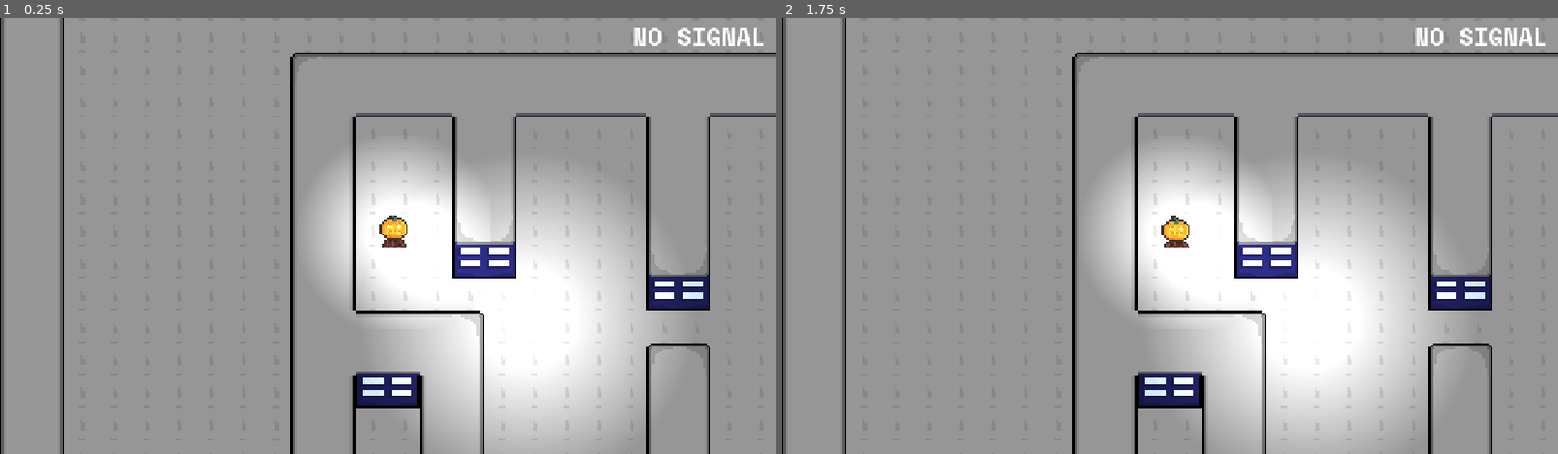
Above: before the commit, frames 1-2 (left to right).
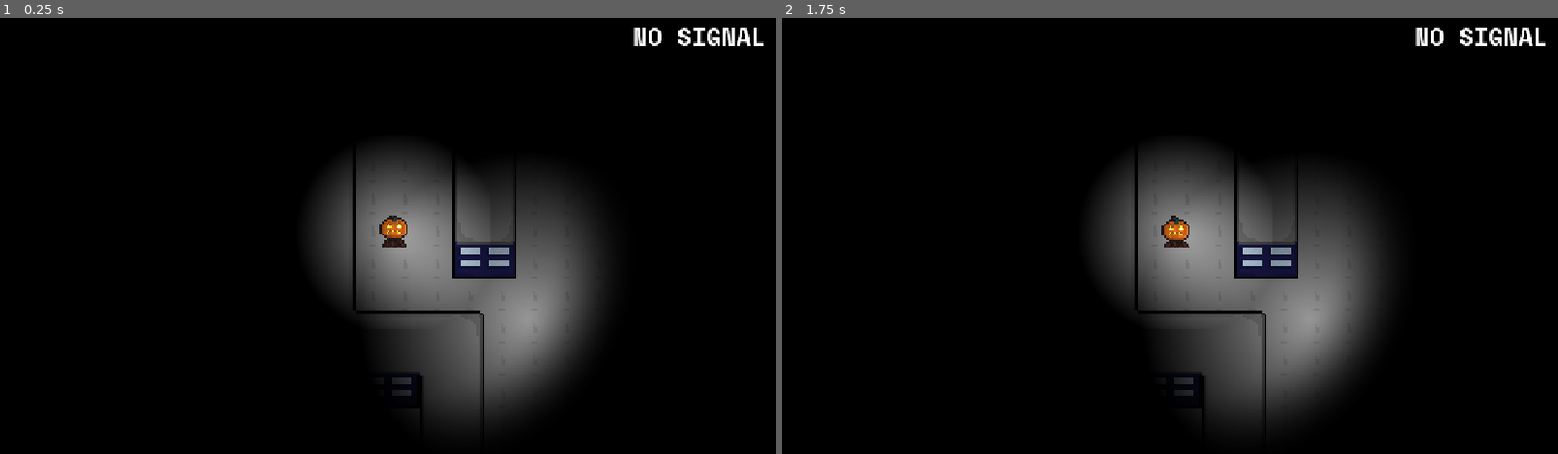
Above: after the commit, the same moments.

Repository: TurbogamesDev/godot-wild-jam-98
Game: Godot game, scene res://assets/scenes/levels/test_level2.tscn
The game is run twice, just before and just after one commit, with the same random seed, the same clock (stepped at 60 frames per second) and the same inputs. This scene is started directly instead of the project's main scene. The engine's default icon, where the game draws it, is replaced by a stand-in: a white triangle on a blue panel in a dark square.
Inputs (mouse positions are in pixels of both pictures, inside the frame that each line leads up to):
- Up to frame 1 (0.25 s): no input
- Up to frame 2 (1.75 s): tap Enter (ui_accept) at 0.5, 0.6, 0.77, 1.07, 1.25, 1.35, 1.52 s; move the mouse to (1340, 214) at 0.52 s; hold Right (ui_right) from 0.53 s (still down); click (1340, 214) at 0.67 s; move the mouse to (1014, 257) at 1.27 s

The runs differ from the first frame. In frame 1, 98% of the frame differs, in the area x 0-100%, y 0-100%; in frame 2, 98%.

Commit message:
Change "movement" and "signal-related" folders into "gameplay".

Diff:
--- a/assets/scenes/characters/enemy.tscn
+++ b/assets/scenes/characters/enemy.tscn
@@ -1,11 +1,13 @@
 [gd_scene format=3 uid="uid://d1bdhu0st2orp"]
 
+[ext_resource type="Script" uid="uid://q5o32xtvomvf" path="res://assets/scripts/gameplay/enemy.gd" id="1_gx0oh"]
 [ext_resource type="Texture2D" uid="uid://bur07uhwih60y" path="res://assets/sprites/Placeholders/cop wolf.png" id="1_pr8u0"]
 
 [sub_resource type="CapsuleShape2D" id="CapsuleShape2D_3hfh6"]
 height = 36.0
 
 [node name="Enemy" type="CharacterBody2D" unique_id=1954471988]
+script = ExtResource("1_gx0oh")
 
 [node name="Sprite2D" type="Sprite2D" parent="." unique_id=1114232854]
 texture = ExtResource("1_pr8u0")
@@ -14,3 +16,5 @@
 shape = SubResource("CapsuleShape2D_3hfh6")
 
 [node name="NavigationAgent2D" type="NavigationAgent2D" parent="." unique_id=271923362]
+path_desired_distance = 8.0
+target_desired_distance = 8.0
--- a/assets/scenes/characters/player.tscn
+++ b/assets/scenes/characters/player.tscn
@@ -1,7 +1,7 @@
 [gd_scene format=3 uid="uid://cehg85aas53yo"]
 
 [ext_resource type="Texture2D" uid="uid://b355xd4xjsm4o" path="res://assets/sprites/Placeholders/MCv2.png" id="1_rwm0n"]
-[ext_resource type="Script" uid="uid://bnftnjhrtgwps" path="res://assets/scripts/movement/player.gd" id="1_s027a"]
+[ext_resource type="Script" uid="uid://bnftnjhrtgwps" path="res://assets/scripts/gameplay/player.gd" id="1_s027a"]
 
 [sub_resource type="CircleShape2D" id="CircleShape2D_0qui0"]
 radius = 7.0
--- a/assets/scenes/characters/signal_tower.tscn
+++ b/assets/scenes/characters/signal_tower.tscn
@@ -1,6 +1,6 @@
 [gd_scene format=3 uid="uid://c5e5bd2onbxr8"]
 
-[ext_resource type="Script" uid="uid://bivxeoc8fvifl" path="res://assets/scripts/signal-related/signal_tower.gd" id="1_tnm16"]
+[ext_resource type="Script" uid="uid://bivxeoc8fvifl" path="res://assets/scripts/gameplay/signal_tower.gd" id="1_tnm16"]
 [ext_resource type="Texture2D" uid="uid://bd5fvyt2e4jc" path="res://assets/sprites/Placeholders/friis-radar-333574.png" id="2_bpkwn"]
 [ext_resource type="Texture2D" uid="uid://c51gnve6da77d" path="res://assets/sprites/Placeholders/tower-placeholder.png" id="2_tnm16"]
 
--- a/assets/scenes/levels/test_level.tscn
+++ b/assets/scenes/levels/test_level.tscn
@@ -4,7 +4,7 @@
 [ext_resource type="PackedScene" uid="uid://cehg85aas53yo" path="res://assets/scenes/characters/player.tscn" id="1_cxbqx"]
 [ext_resource type="Texture2D" uid="uid://dci1dk4bxeppm" path="res://assets/sprites/Tilemaps/building_1png.png" id="2_lutq8"]
 [ext_resource type="PackedScene" uid="uid://c5e5bd2onbxr8" path="res://assets/scenes/characters/signal_tower.tscn" id="3_nd8wk"]
-[ext_resource type="Script" uid="uid://b8u3mp238ubgc" path="res://assets/scripts/signal-related/map_ui.gd" id="4_nll7m"]
+[ext_resource type="Script" uid="uid://b8u3mp238ubgc" path="res://assets/scripts/gameplay/map_ui.gd" id="4_nll7m"]
 [ext_resource type="Texture2D" uid="uid://c51gnve6da77d" path="res://assets/sprites/Placeholders/tower-placeholder.png" id="5_00oio"]
 [ext_resource type="Texture2D" uid="uid://cnhfeponimi72" path="res://assets/sprites/Placeholders/map_guipdn.png" id="5_lutq8"]
 [ext_resource type="PackedScene" uid="uid://djtxrgbi6w7cw" path="res://assets/scenes/ui/level_hud.tscn" id="7_lutq8"]
--- a/assets/scenes/levels/test_level2.tscn
+++ b/assets/scenes/levels/test_level2.tscn
@@ -3,7 +3,7 @@
 [ext_resource type="PackedScene" uid="uid://cehg85aas53yo" path="res://assets/scenes/characters/player.tscn" id="1_yt64p"]
 [ext_resource type="Texture2D" uid="uid://dci1dk4bxeppm" path="res://assets/sprites/Tilemaps/building_1png.png" id="2_aruyh"]
 [ext_resource type="PackedScene" uid="uid://c5e5bd2onbxr8" path="res://assets/scenes/characters/signal_tower.tscn" id="3_n0d4k"]
-[ext_resource type="Script" uid="uid://b8u3mp238ubgc" path="res://assets/scripts/signal-related/map_ui.gd" id="4_04ggp"]
+[ext_resource type="Script" uid="uid://b8u3mp238ubgc" path="res://assets/scripts/gameplay/map_ui.gd" id="4_04ggp"]
 [ext_resource type="Texture2D" uid="uid://cnhfeponimi72" path="res://assets/sprites/Placeholders/map_guipdn.png" id="5_fxlw6"]
 [ext_resource type="Texture2D" uid="uid://c51gnve6da77d" path="res://assets/sprites/Placeholders/tower-placeholder.png" id="6_y7eue"]
 [ext_resource type="PackedScene" uid="uid://djtxrgbi6w7cw" path="res://assets/scenes/ui/level_hud.tscn" id="7_linip"]
@@ -120,8 +120,8 @@
 
 [sub_resource type="GradientTexture2D" id="GradientTexture2D_0ijch"]
 gradient = SubResource("Gradient_n0d4k")
-width = 192
-height = 192
+width = 256
+height = 256
 fill = 1
 fill_from = Vector2(0.5121528, 0.5190972)
 fill_to = Vector2(0.8732639, 0.09548611)
@@ -462,11 +462,9 @@
 player = NodePath("../../player")
 
 [node name="CanvasModulate" type="CanvasModulate" parent="." unique_id=1213525282]
-visible = false
 color = Color(0, 0, 0, 1)
 
 [node name="Fog of war" type="Sprite2D" parent="." unique_id=1268816554]
-visible = false
 light_mask = 2
 z_index = 10
 material = SubResource("ShaderMaterial_n0d4k")
--- /dev/null
+++ b/assets/scripts/gameplay/enemy.gd
@@ -0,0 +1,25 @@
+extends CharacterBody2D
+
+
+const SPEED = 300.0
+const JUMP_VELOCITY = -400.0
+
+
+func _physics_process(delta: float) -> void:
+	# Add the gravity.
+	if not is_on_floor():
+		velocity += get_gravity() * delta
+
+	# Handle jump.
+	if Input.is_action_just_pressed("ui_accept") and is_on_floor():
+		velocity.y = JUMP_VELOCITY
+
+	# Get the input direction and handle the movement/deceleration.
+	# As good practice, you should replace UI actions with custom gameplay actions.
+	var direction := Input.get_axis("ui_left", "ui_right")
+	if direction:
+		velocity.x = direction * SPEED
+	else:
+		velocity.x = move_toward(velocity.x, 0, SPEED)
+
+	move_and_slide()
Not shown, added: assets/scripts/gameplay/enemy.gd.uid
Renamed: assets/scripts/signal-related/map_ui.gd -> assets/scripts/gameplay/map_ui.gd
Renamed: assets/scripts/signal-related/map_ui.gd.uid -> assets/scripts/gameplay/map_ui.gd.uid
Renamed: assets/scripts/movement/player.gd -> assets/scripts/gameplay/player.gd
Renamed: assets/scripts/movement/player.gd.uid -> assets/scripts/gameplay/player.gd.uid
Renamed: assets/scripts/signal-related/signal_tower.gd -> assets/scripts/gameplay/signal_tower.gd
Renamed: assets/scripts/signal-related/signal_tower.gd.uid -> assets/scripts/gameplay/signal_tower.gd.uid
